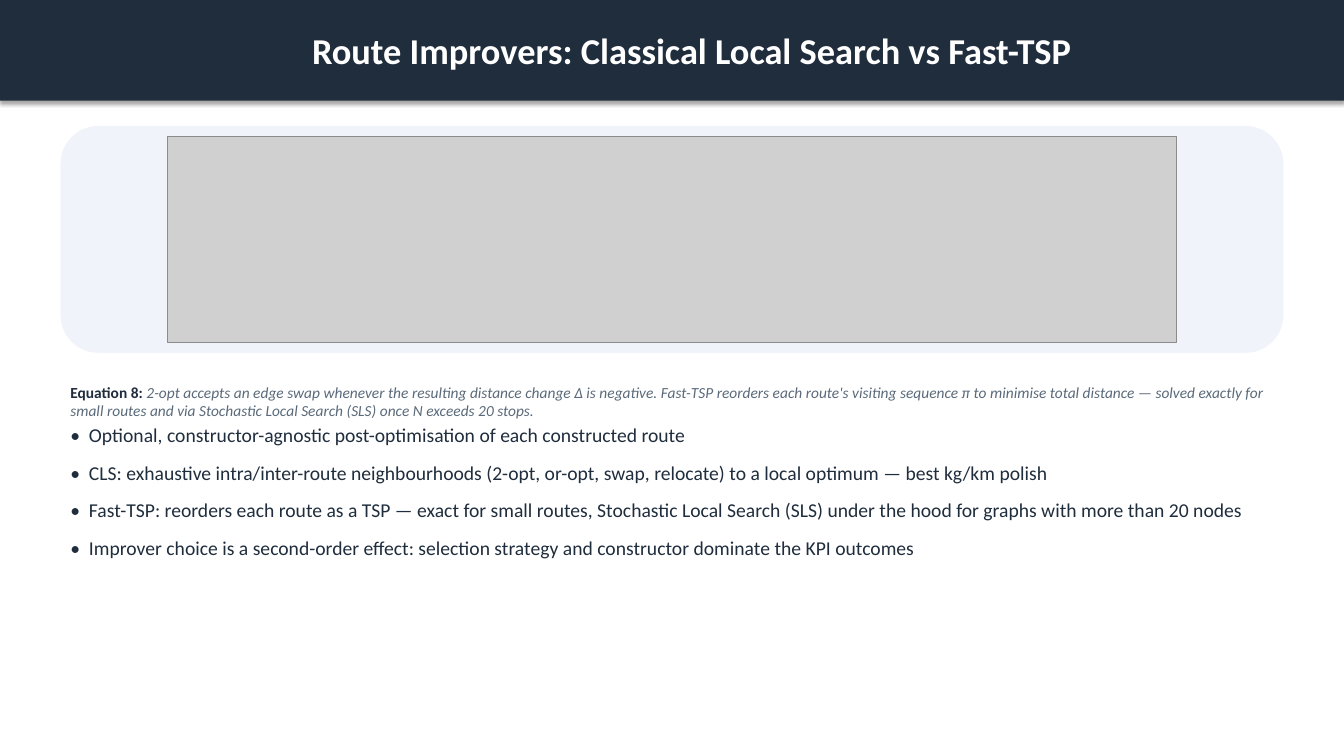
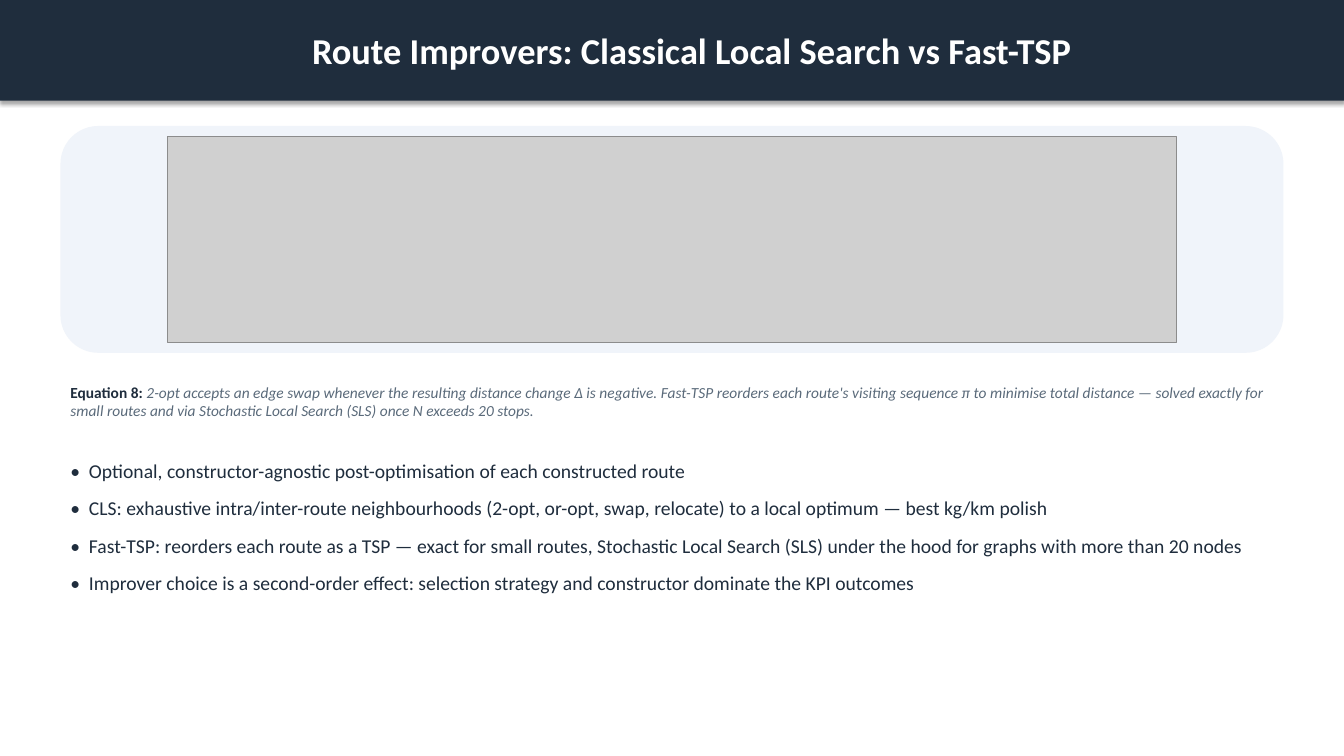
Before and after one commit to ACFHarbinger/WSmartPlus-Route, a slide deck: slide 11 of assets/windows/wsmart_route_results.pptx. Drawn at 1344x756 pixels with LibreOffice and Linux fonts; fonts in the diff are those of the drawing; grey boxes stand for pictures. Boxes give left, top, right and bottom in pixels: in the first picture for what was removed or moved away, otherwise in the second. Text is boxed around its words. In the diff, an @@ line names an element or a change of style, - is before the commit and + after.

```diff
--- a/assets/windows/wsmart_route_results.pptx
+++ b/assets/windows/wsmart_route_results.pptx
@@ text "• Optional, constructor-agnostic post-optimisation of ...": place and size @@
-text "• Optional, constructor-agnostic post-optimisation of ..." at <box>89,428,1241,559</box>
+text "• Optional, constructor-agnostic post-optimisation of ..." at <box>89,464,1241,594</box>
```
Also in this commit, not shown: 9 other slides changed, 2 other files.
